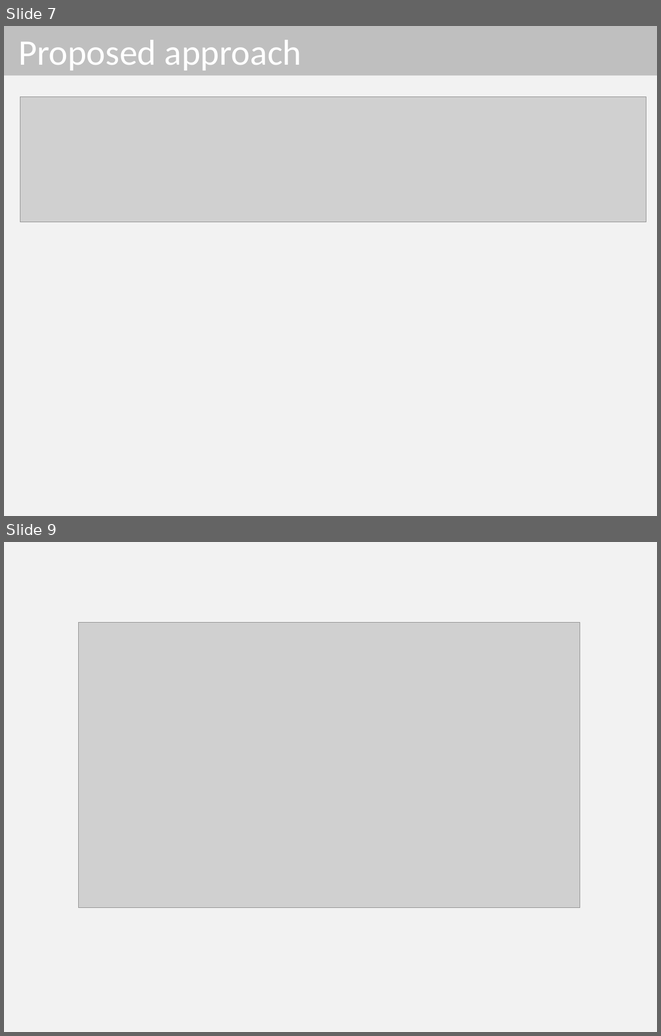
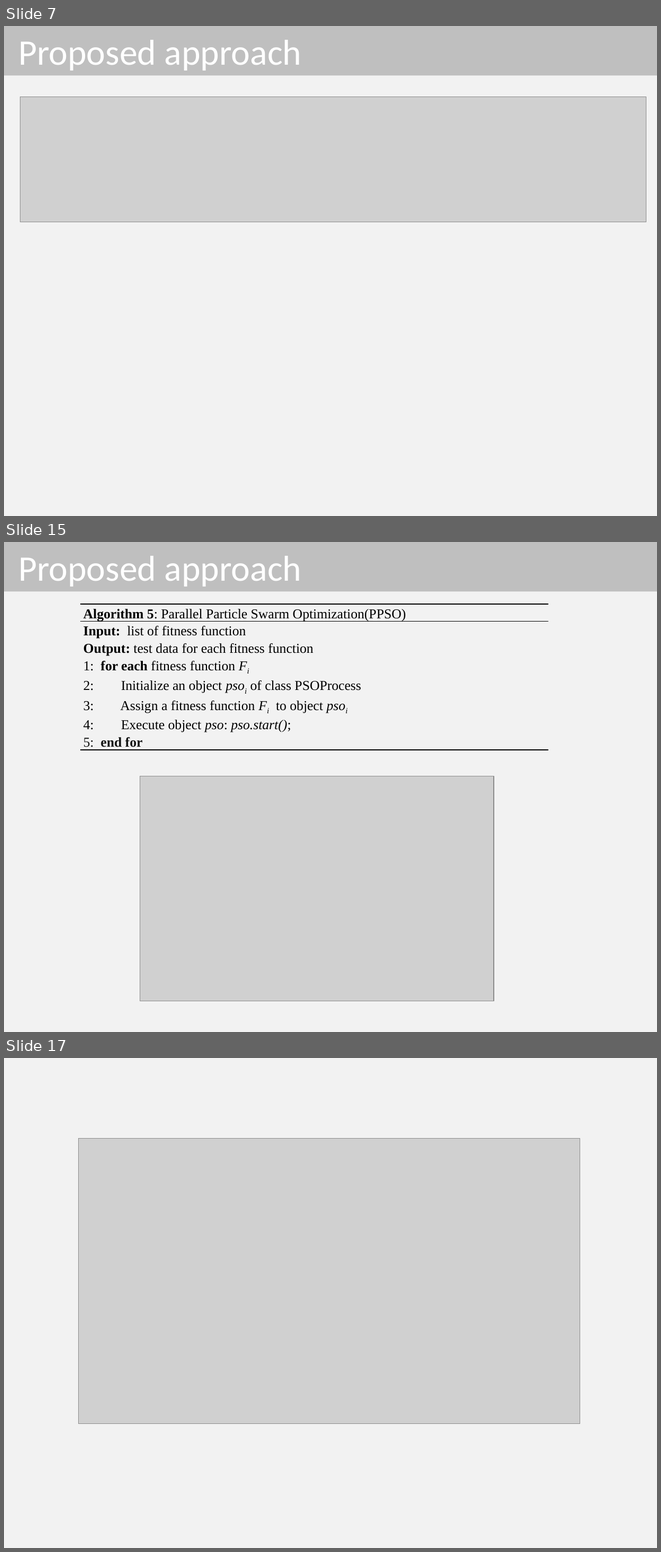
Before and after one commit to dinhngocthi/GAsource, a slide deck: CFT4CUnitSrc/src/report/PPSO_Presentation.pptx. Shown one above the other, each under a label of ours: slides 7 and 9 before the commit, slides 7, 15 and 17 after it; the slides between them are not shown. The pictures are 661x1036 and 661x1552 pixels, drawn with LibreOffice and Linux fonts; fonts in the diff are those of the drawing; grey boxes stand for pictures. Boxes give left, top, right and bottom in pixels: in the first picture for what was removed or moved away, otherwise in the second. Text is boxed around its words. In the diff, an @@ line names an element or a change of style, - is before the commit and + after.

```diff
--- a/CFT4CUnitSrc/src/report/PPSO_Presentation.pptx
+++ b/CFT4CUnitSrc/src/report/PPSO_Presentation.pptx
@@ slide 15 added at bbox=[4, 542, 657, 1032], background #F2F2F2 @@
@@ title added at bbox=[4, 542, 657, 592], fill #BFBFBF, 39.6 pt, text #FFFFFF @@
+Proposed approach
@@ table added at bbox=[80, 604, 548, 754], 7 rows, 1 columns @@
+Algorithm 5: Parallel Particle Swarm Optimization(PPSO)
+Input: list of fitness function
+Output: test data for each fitness function
+1: for each fitness function Fi / 2: Initialize an object psoi of class PSOProcess
+3: Assign a fitness function Fi to object psoi
+4: Execute object pso: pso.start();
+5: end for
@@ picture added at bbox=[140, 776, 494, 1000] @@
@@ what was slide 9 is now slide 17 @@
```
Also in this commit, not shown: 2 slides changed, 7 other slides added, 1 other file.
